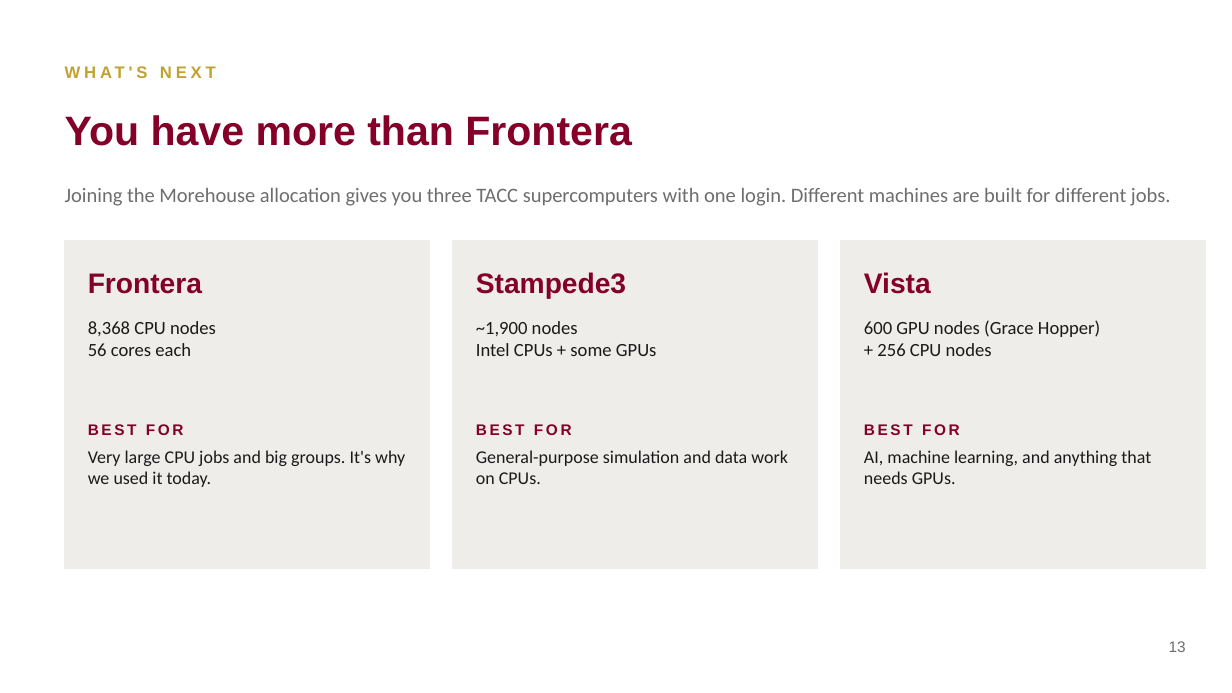
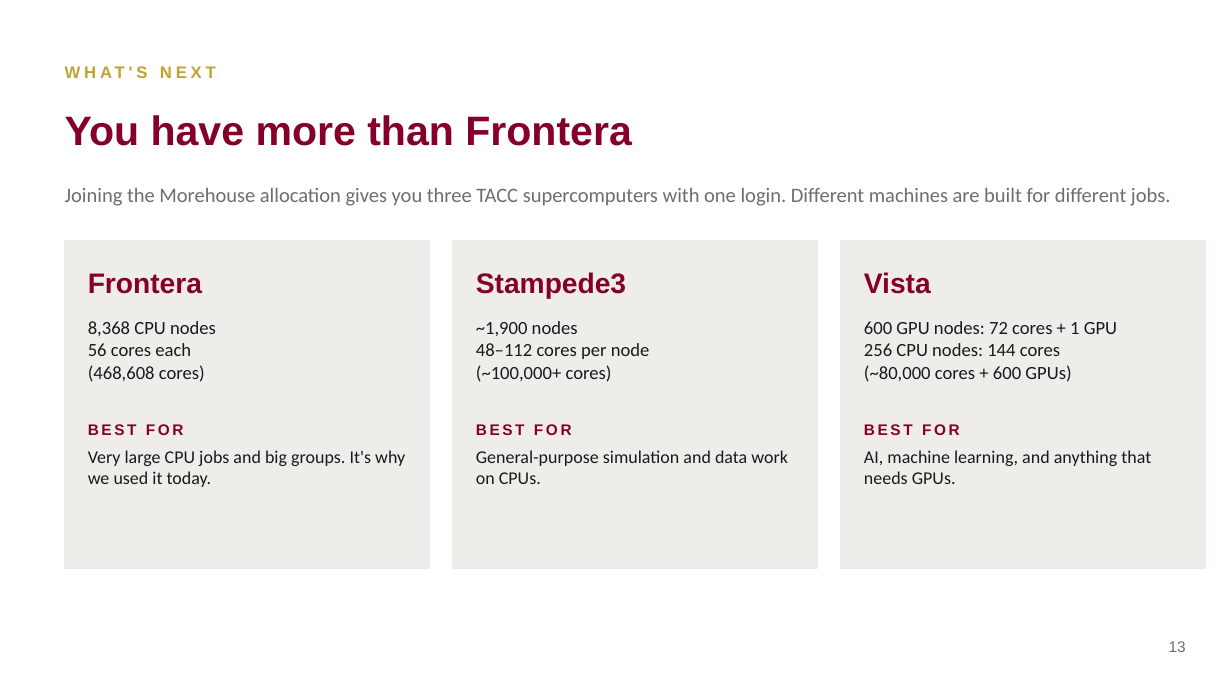
Before and after one commit to ashleyscruse/pfx-hpc, a slide deck: slide 13 of slides/pfx-hpc-slides.pptx. Drawn at 1232x693 pixels with LibreOffice and Linux fonts; fonts in the diff are those of the drawing. Boxes give left, top, right and bottom in pixels: in the first picture for what was removed or moved away, otherwise in the second. Text is boxed around its words. In the diff, an @@ line names an element or a change of style, - is before the commit and + after.

```diff
--- a/slides/pfx-hpc-slides.pptx
+++ b/slides/pfx-hpc-slides.pptx
@@ text at (864, 321, 1117, 382): text changed @@
-600 GPU nodes (Grace Hopper)
-+ 256 CPU nodes
+600 GPU nodes: 72 cores + 1 GPU
+256 CPU nodes: 144 cores
+(~80,000 cores + 600 GPUs)
@@ text at (476, 343, 650, 382): text changed @@
-Intel CPUs + some GPUs
+48–112 cores per node
+(~100,000+ cores)
@@ text at (88, 365, 205, 382): paragraph added @@
+(468,608 cores)
```
Also in this commit, not shown: 2 other files.
